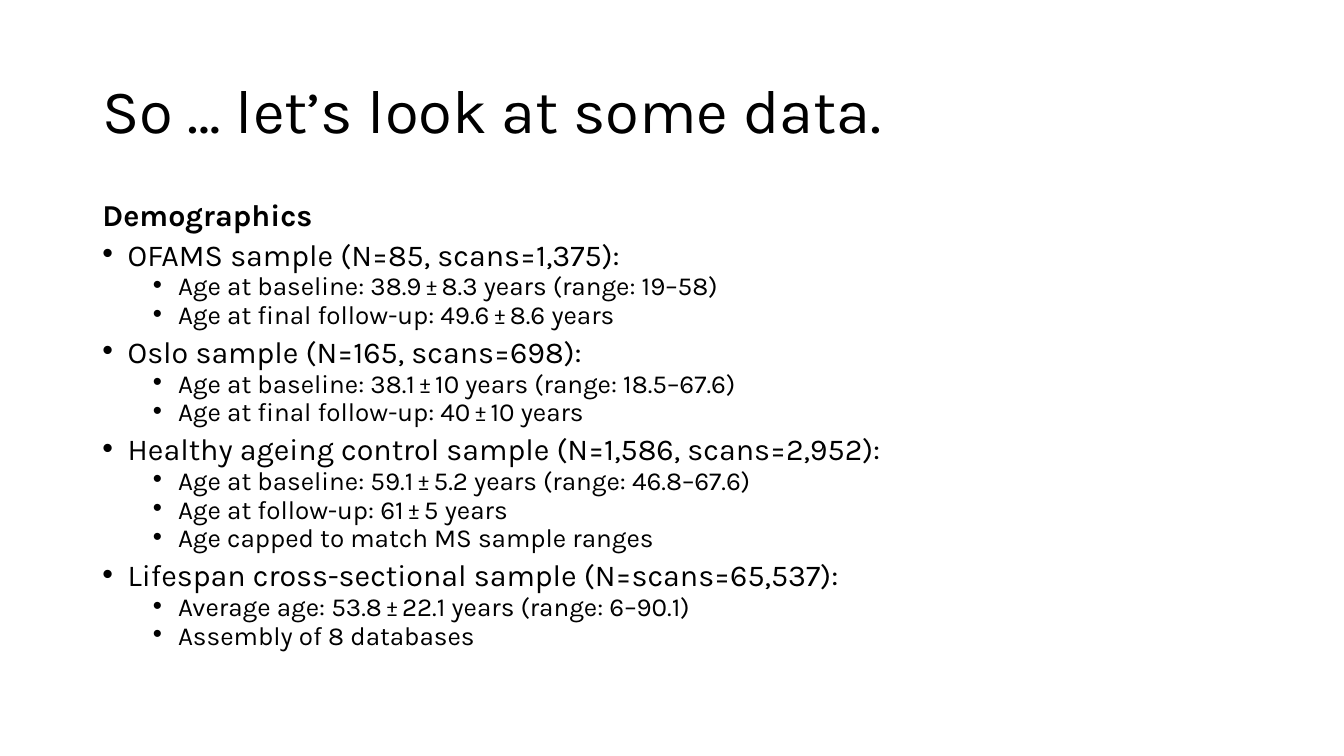
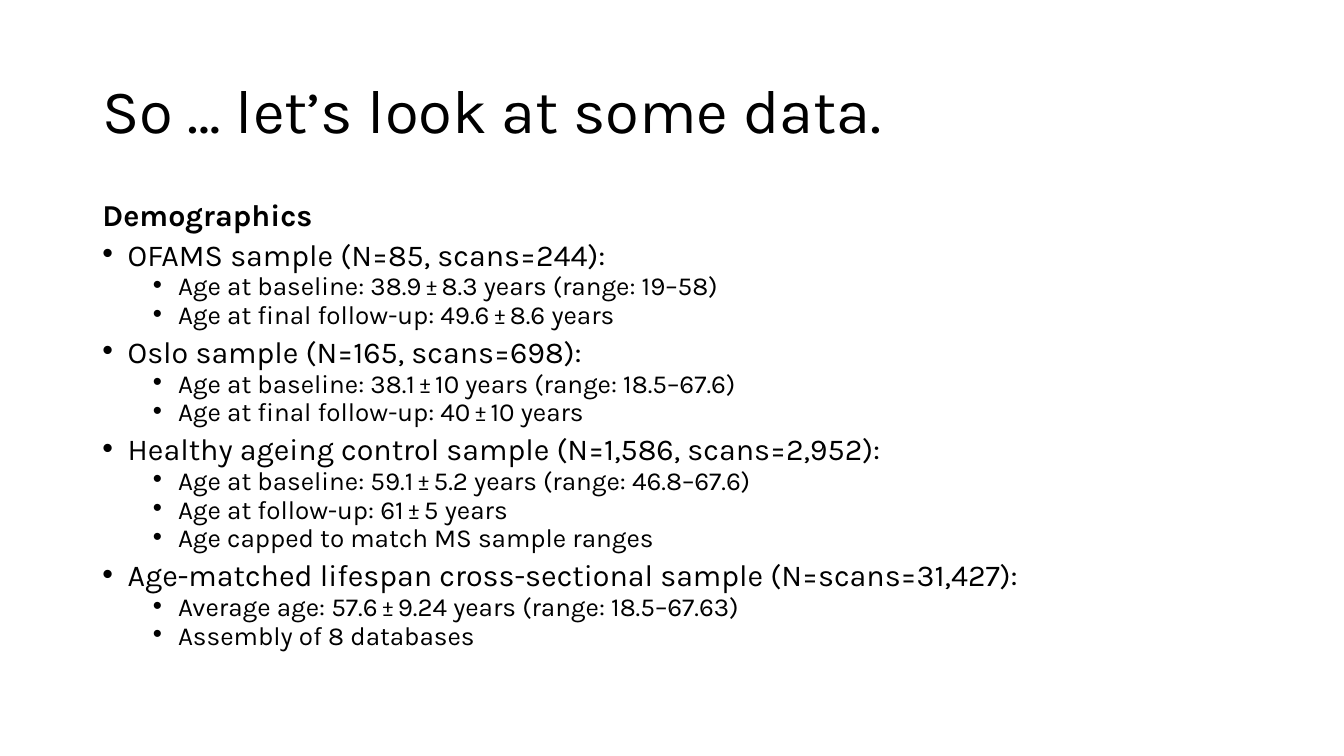
Before and after one commit to MaxKorbmacher/Presentations, a slide deck: slide 7 of 2025-04-10-GM_degeneration_MS.pptx. Drawn at 1344x756 pixels with LibreOffice and Linux fonts; fonts in the diff are those of the drawing. Boxes give left, top, right and bottom in pixels: in the first picture for what was removed or moved away, otherwise in the second. Text is boxed around its words. In the diff, an @@ line names an element or a change of style, - is before the commit and + after.

```diff
--- a/2025-04-10-GM_degeneration_MS.pptx
+++ b/2025-04-10-GM_degeneration_MS.pptx
@@ text at (128, 244, 605, 273): text changed @@
-• OFAMS sample (N=85, scans=1,375):
+• OFAMS sample (N=85, scans=244):
@@ text at (128, 564, 1017, 623): text changed @@
-• Lifespan cross-sectional sample (N=scans=65,537):
-  • Average age: 53.8 ± 22.1 years (range: 6–90.1)
+• Age-matched lifespan cross-sectional sample (N=scans=31,427):
+  • Average age: 57.6 ± 9.24 years (range: 18.5–67.63)
```
Also in this commit, not shown: 2 other slides changed, 4 slides added.
